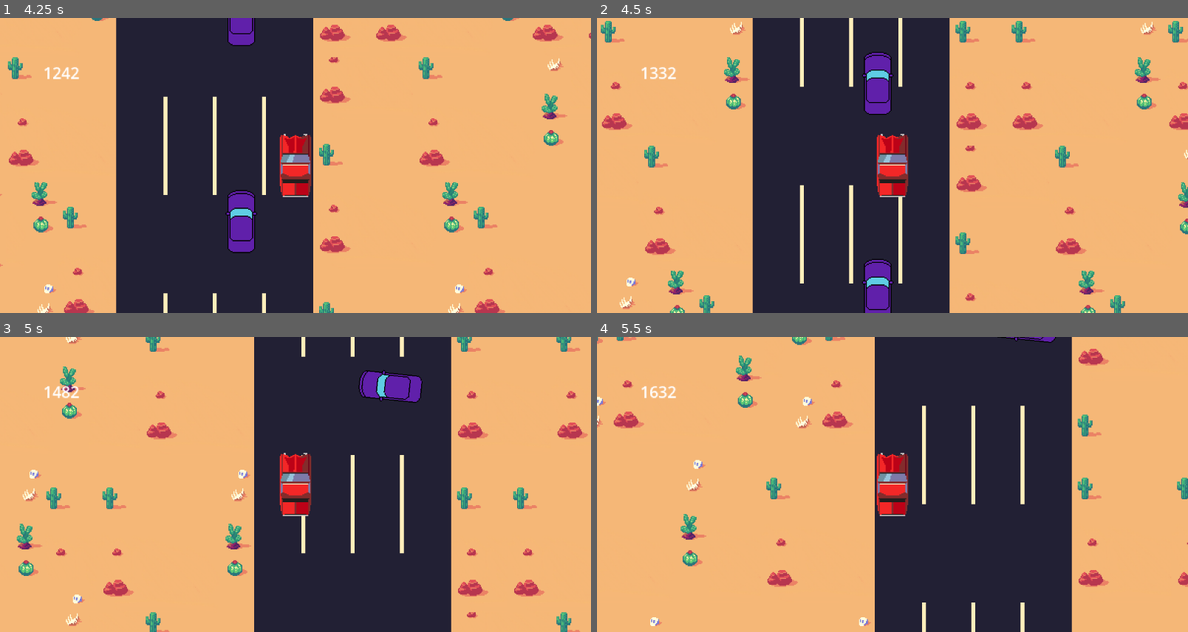
Above: before the commit, frames 1-4 (two rows, left to right).
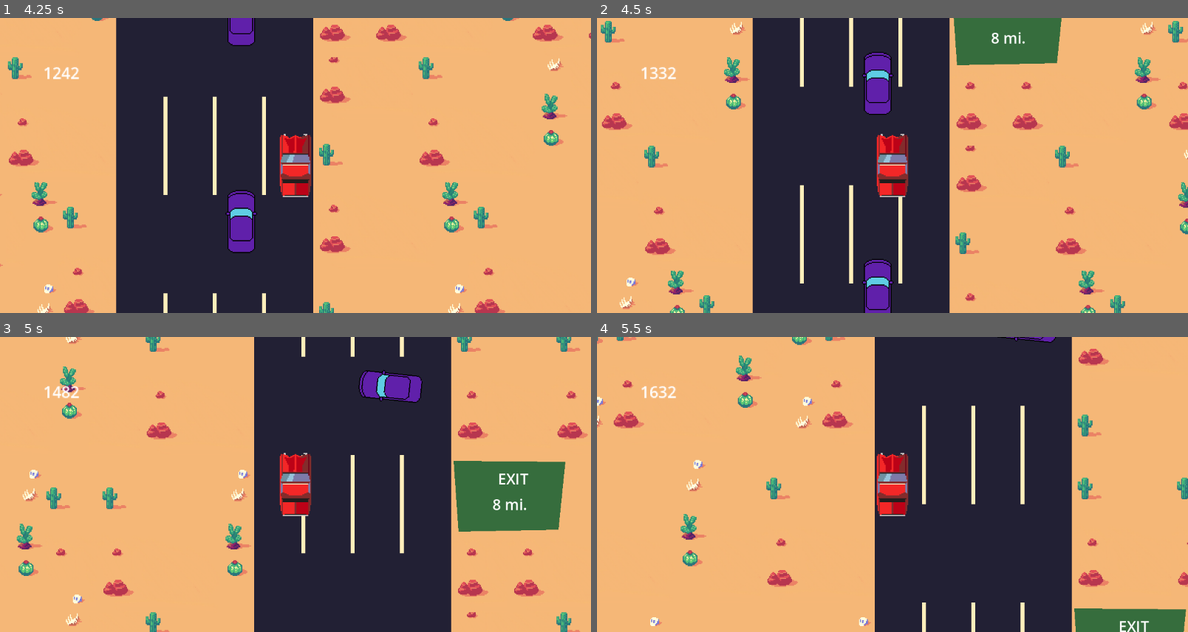
Above: after the commit, the same moments.

Repository: Zeke-D/roadtripping
Game: Godot game, scene res://control.tscn
The game is run twice, just before and just after one commit, with the same random seed, the same clock (stepped at 60 frames per second) and the same inputs.
Inputs:
- Up to frame 1 (4.25 s): click "START" at 0.5 s; hold D (right) 1.28-2.03 s; hold S (down) 2.03-2.78 s; hold D (right) 2.78-3.53 s; hold W (up) from 3.53 s (still down)
- Up to frame 2 (4.5 s): release W (up) at 4.28 s; hold A (left) from 4.28 s (still down)
- Up to frame 3 (5 s): keep holding A (left)
- Up to frame 4 (5.5 s): keep holding A (left)

Frame 1 is identical in both runs. In frame 2, 2.8% of the frame differs, in the area x 60-79%, y 0-16%; in frame 3, 4.3%, in the area x 76-96%, y 42-66%; in frame 4, 1.5%.

Commit message:
Renaming things for better namespaces, making background elements a thing

Diff:
--- a/scroll_down.gd
+++ b/background_element.gd
@@ -2,9 +2,6 @@
 extends Node2D
 
 var player
-
-var INITIAL_OFFSET
-
 enum World_Scroll_Speed {
 	FAST,
 	MEDIUM,
@@ -12,10 +9,13 @@
 }
 
 func _ready():
+	init()
+
+func init():
 	player = get_tree().current_scene.find_child('Car')
-	INITIAL_OFFSET = position.y
+
+func next_position(delta):
+	return self.position.y + player.player_vertical_speed
 
 func _physics_process(delta):
-	position.y = position.y + player.player_vertical_speed
-	if (position.y > 600 + INITIAL_OFFSET):
-		position.y = INITIAL_OFFSET
+	self.position.y = next_position(delta)
--- a/highway_sign.tscn
+++ b/highway_sign.tscn
@@ -6,7 +6,7 @@
 default_font_size = 30
 
 [node name="Polygon2D" type="Polygon2D"]
-position = Vector2(127, 34)
+position = Vector2(11, 200)
 color = Color(0.215686, 0.427451, 0.239216, 1)
 polygon = PackedVector2Array(5, 12, 232, 14, 218, 152, 15, 156)
 script = ExtResource("1_ilob4")
--- a/sign.gd
+++ b/sign.gd
@@ -1,4 +1,4 @@
-extends Node2D
+extends BackgroundElement
 
 var distance_label : Label
 var mile_text : String
@@ -11,4 +11,8 @@
 
 # Called every frame. 'delta' is the elapsed time since the previous frame.
 func _process(delta):
-	pass
+	# delete when offscreen
+	print(self.position.y)
+	if (self.position.y > 200):
+		print("Gonezo")
+		self.free()
--- a/world.gd
+++ b/world.gd
@@ -14,13 +14,15 @@
 func _physics_process(delta):
 
 	# goal: every 1000m, give a highway sign
-	if (distance - last_highway_sign > 800):
+	if (distance - last_highway_sign > 1000):
 		# make a sign
 		var new_sign = highway_sign.instantiate()
 		new_sign.position = Vector2(100, -500);
 		new_sign.scale = Vector2(.5, .5);
-		new_sign.mile_text = str(int(goal_distance - distance) / 1000)
-		background_root.add_child(new_sign)
+		new_sign.mile_text = str(int(goal_distance - distance) / 1000) + " mi."
+		get_tree().current_scene.add_child(new_sign)
+		new_sign.init()
+		last_highway_sign = distance
 
 
 	if (distance >= goal_distance):
--- a/world.tscn
+++ b/world.tscn
@@ -5,7 +5,7 @@
 [ext_resource type="Texture2D" uid="uid://b0awv4geu16qs" path="res://Assets/base_road.png" id="1_tlry5"]
 [ext_resource type="Script" path="res://world.gd" id="1_vilm6"]
 [ext_resource type="PackedScene" uid="uid://jc02a36m21ag" path="res://background.tscn" id="3_5jjkl"]
-[ext_resource type="Script" path="res://scroll_down.gd" id="4_dh24h"]
+[ext_resource type="Script" path="res://wrapping_background.gd" id="5_gykqv"]
 [ext_resource type="Script" path="res://timer.gd" id="6_ehp6s"]
 
 [sub_resource type="TileSetAtlasSource" id="TileSetAtlasSource_rssb8"]
@@ -74,7 +74,7 @@
 
 [node name="Background" parent="CanvasGroup" instance=ExtResource("3_5jjkl")]
 position = Vector2(0, -300)
-script = ExtResource("4_dh24h")
+script = ExtResource("5_gykqv")
 
 [node name="Obstacles" type="CanvasGroup" parent="CanvasGroup"]
 z_index = 1
--- /dev/null
+++ b/wrapping_background.gd
@@ -0,0 +1,13 @@
+class_name WrappingBackgroundElement
+extends BackgroundElement
+
+var INITIAL_OFFSET: float;
+
+func _ready():
+	INITIAL_OFFSET = self.position.y
+	init()
+
+func _physics_process(delta):
+	self.position.y = next_position(delta)
+	if (self.position.y > 600 + INITIAL_OFFSET):
+		self.position.y = INITIAL_OFFSET
